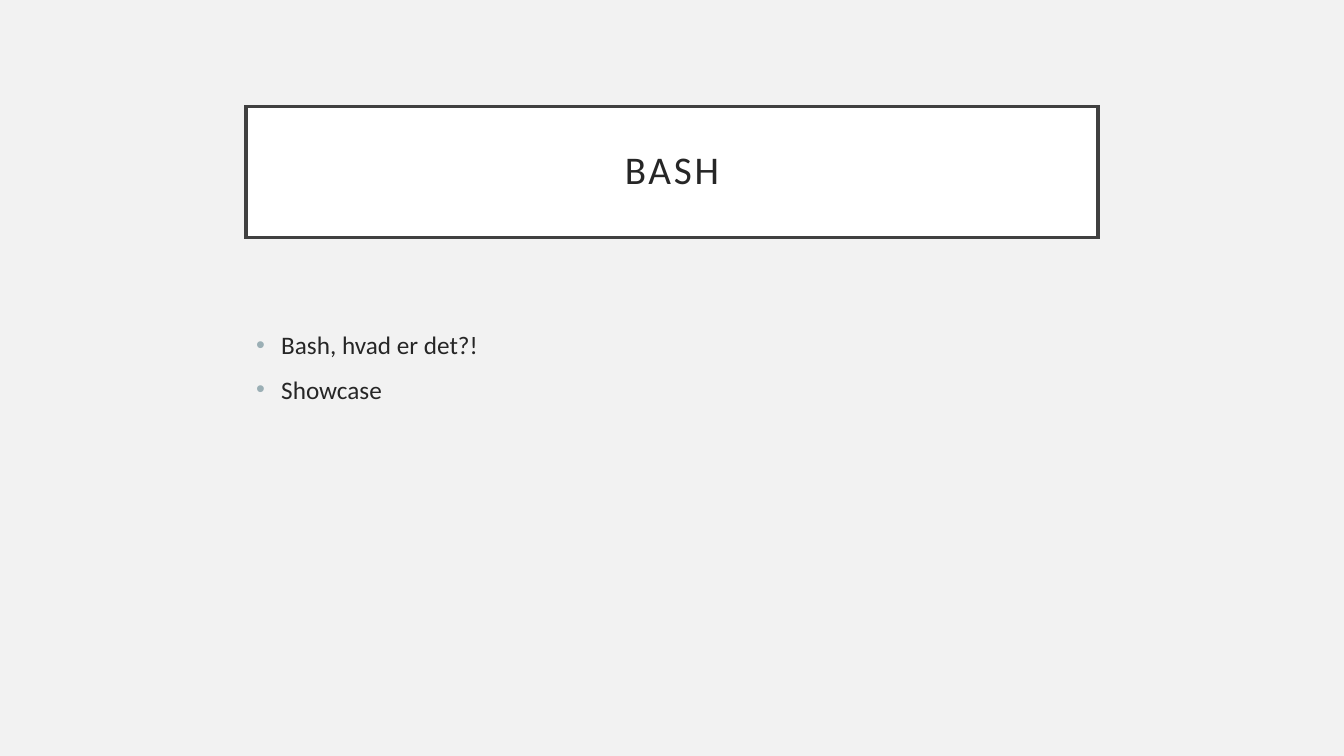
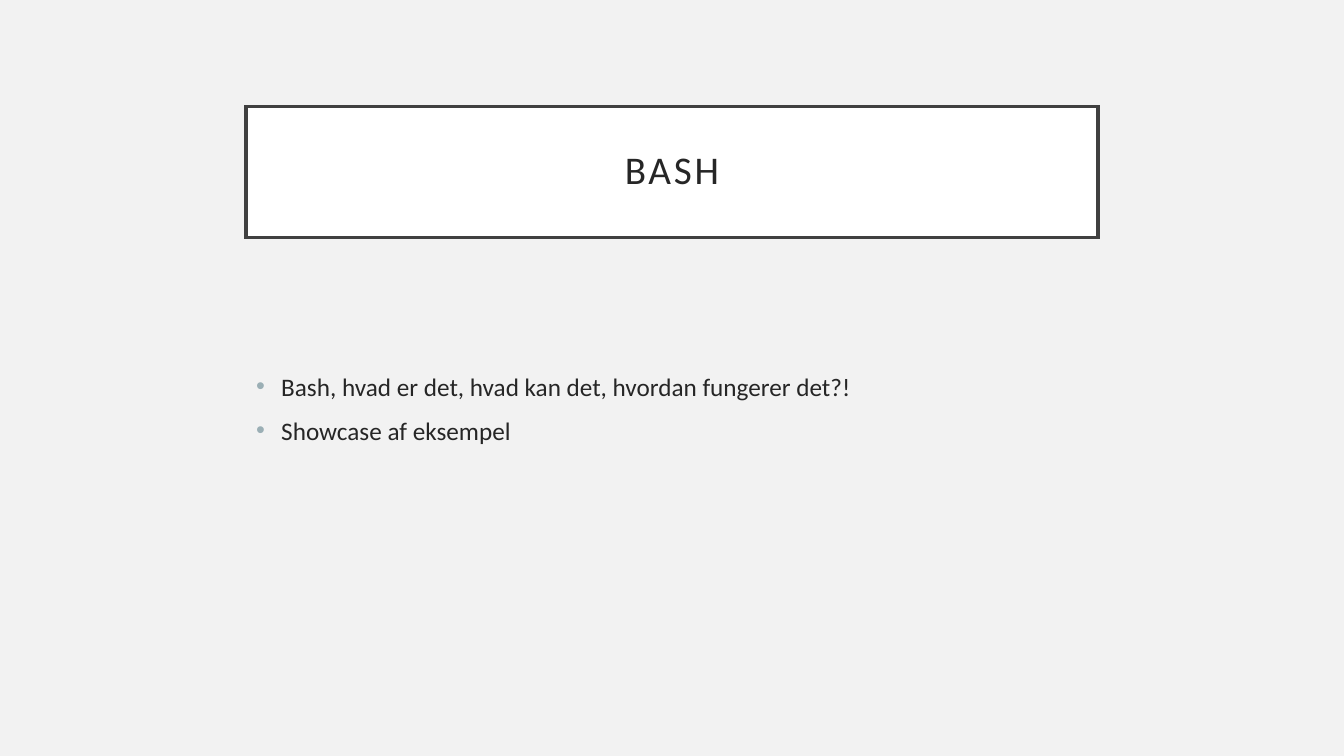
Before and after one commit to MichaelAggerholm/Apprentice_Test, a slide deck: slide 10 of Assets/Documents/Præsentation-sidernesVerden.pptx (slide 9 before the commit). Drawn at 1344x756 pixels with LibreOffice and Linux fonts; fonts in the diff are those of the drawing. Boxes give left, top, right and bottom in pixels: in the first picture for what was removed or moved away, otherwise in the second. Text is boxed around its words. In the diff, an @@ line names an element or a change of style, - is before the commit and + after.

```diff
--- a/Assets/Documents/Præsentation-sidernesVerden.pptx
+++ b/Assets/Documents/Præsentation-sidernesVerden.pptx
@@ text at (281,378,850,444): text changed @@
-• Bash, hvad er det?!
-• Showcase
+• Bash, hvad er det, hvad kan det, hvordan fungerer det?!
+• Showcase af eksempel
```
Also in this commit, not shown: 4 other slides changed, 2 slides added, 1 slide removed.
